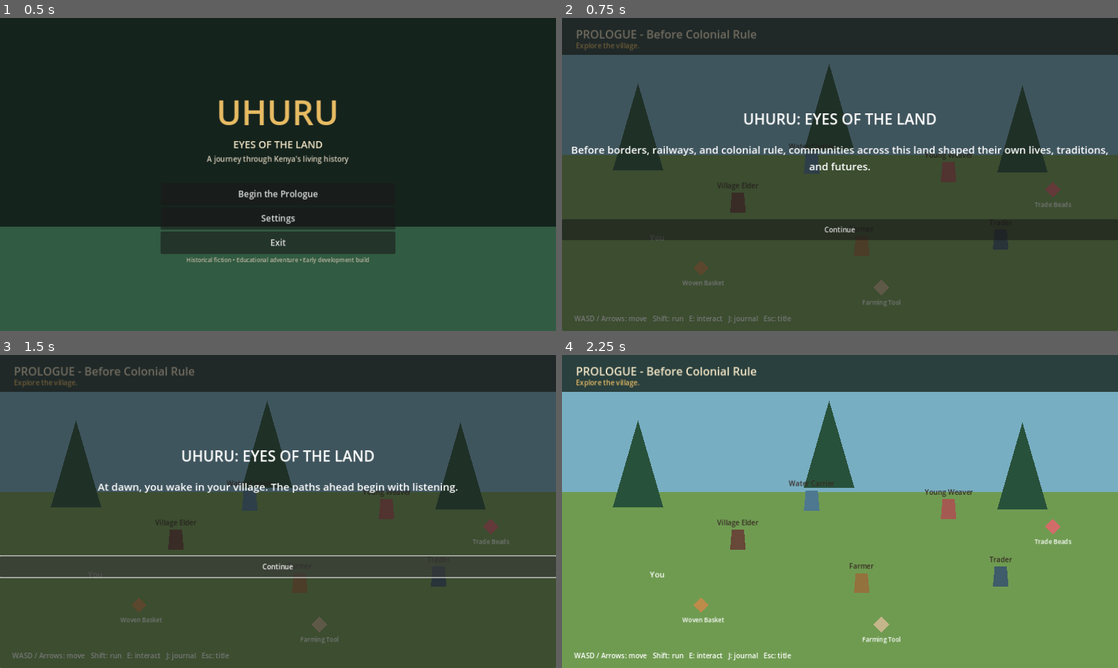
Above: before the commit, frames 1-4 (two rows, left to right).
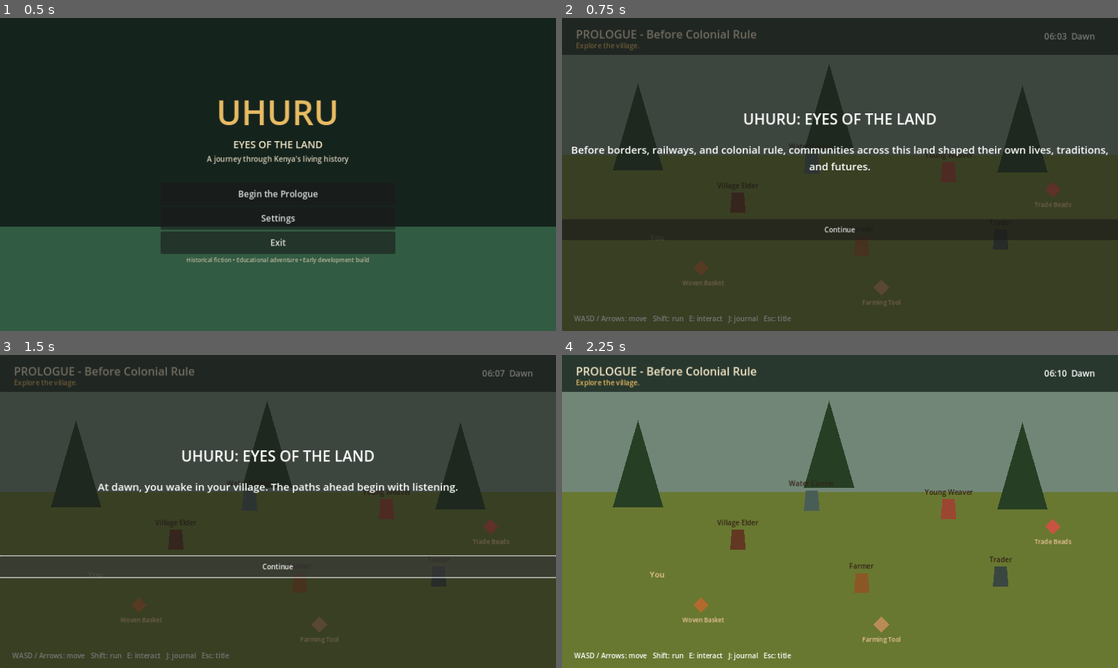
Above: after the commit, the same moments.

Repository: Ivula-Technologies/Uhuru
Game: Godot game, scene res://scenes/menus/TitleScreen.tscn
The game is run twice, just before and just after one commit, with the same random seed, the same clock (stepped at 60 frames per second) and the same inputs.
Inputs:
- Up to frame 1 (0.5 s): no input
- Up to frame 2 (0.75 s): click "Begin the Prologue" at 0.5 s
- Up to frame 3 (1.5 s): click "Continue" at 1.25 s
- Up to frame 4 (2.25 s): click "Continue" at 2 s

Frame 1 is identical in both runs. In frame 2, 28% of the frame differs, in the area x 0-100%, y 4-100%; in frame 3, 28%; in frame 4, 84%.

Commit message:
Add time of day system

Diff:
--- a/project.godot
+++ b/project.godot
@@ -9,6 +9,7 @@
 SaveGame="*res://scripts/save/save_game.gd"
 QuestManager="*res://scripts/quests/quest_manager.gd"
 InventoryManager="*res://scripts/inventory/inventory_manager.gd"
+TimeOfDay="*res://scripts/systems/time_of_day.gd"
 
 [display]
 window/size/viewport_width=1280
--- /dev/null
+++ b/scripts/systems/time_of_day.gd
@@ -0,0 +1,24 @@
+extends Node
+
+signal time_changed(hour: float, phase: String)
+
+@export var game_hours_per_second := 0.08
+var hour := 6.0
+
+func _process(delta: float) -> void:
+	hour = fmod(hour + delta * game_hours_per_second, 24.0)
+	time_changed.emit(hour, get_phase())
+
+func get_phase() -> String:
+	if hour < 6.0 or hour >= 19.0:
+		return "night"
+	if hour < 8.0:
+		return "dawn"
+	if hour < 17.0:
+		return "day"
+	return "dusk"
+
+func get_clock_text() -> String:
+	var display_hour := int(floor(hour))
+	var minutes := int(floor((hour - display_hour) * 60.0))
+	return "%02d:%02d" % [display_hour, minutes]
--- a/scripts/world/prologue_village.gd
+++ b/scripts/world/prologue_village.gd
@@ -8,6 +8,8 @@
 var quest_panel: RichTextLabel
 var inventory_panel: RichTextLabel
 var prompt: Label
+var clock_label: Label
+var world_tint: CanvasModulate
 var dialogue: DialoguePanel
 var dialogue_open := false
 var nearby_npc: VillageNPC
@@ -25,6 +27,8 @@
 	_build_intro_cutscene()
 	QuestManager.quest_completed.connect(_on_quest_completed)
 	InventoryManager.item_added.connect(_on_item_added)
+	TimeOfDay.time_changed.connect(_on_time_changed)
+	_on_time_changed(TimeOfDay.hour, TimeOfDay.get_phase())
 	if not SaveGame.has_seen_cutscene("prologue_arrival"):
 		player.movement_enabled = false
 		intro_cutscene.show_sequence([
@@ -52,6 +56,9 @@
 	hut.polygon = PackedVector2Array([Vector2(780, 450), Vector2(1080, 450), Vector2(1035, 570), Vector2(825, 570), Vector2(930, 330)])
 	hut.color = Color("a4643e")
 	add_child(hut)
+	world_tint = CanvasModulate.new()
+	world_tint.color = Color.WHITE
+	add_child(world_tint)
 
 func _build_world_boundaries() -> void:
 	_add_wall(Vector2(640, 76), Vector2(1280, 32))
@@ -126,6 +133,10 @@
 	help.text = "WASD / Arrows: move   Shift: run   E: interact   J: journal   Esc: title"
 	help.position = Vector2(28, 680)
 	layer.add_child(help)
+	clock_label = Label.new()
+	clock_label.position = Vector2(1110, 28)
+	clock_label.add_theme_font_size_override("font_size", 20)
+	layer.add_child(clock_label)
 	journal_panel = RichTextLabel.new()
 	journal_panel.bbcode_enabled = true
 	journal_panel.position = Vector2(890, 105)
@@ -240,6 +251,18 @@
 	SaveGame.mark_cutscene_seen("prologue_arrival")
 	player.movement_enabled = true
 
+func _on_time_changed(_hour: float, phase: String) -> void:
+	clock_label.text = TimeOfDay.get_clock_text() + "  " + phase.capitalize()
+	match phase:
+		"dawn":
+			world_tint.color = Color("f0c59b")
+		"day":
+			world_tint.color = Color.WHITE
+		"dusk":
+			world_tint.color = Color("d59a91")
+		"night":
+			world_tint.color = Color("62719b")
+
 func _refresh_journal() -> void:
 	var entries: Array = SaveGame.data.get("journal", [])
 	journal_panel.text = "[b]JOURNAL & CODEX[/b]\n\n" + "\n\n".join(entries)
Not shown, changed: docs/PROLOGUE_VERTICAL_SLICE.md
Not shown, changed: tests/validate_content.py
